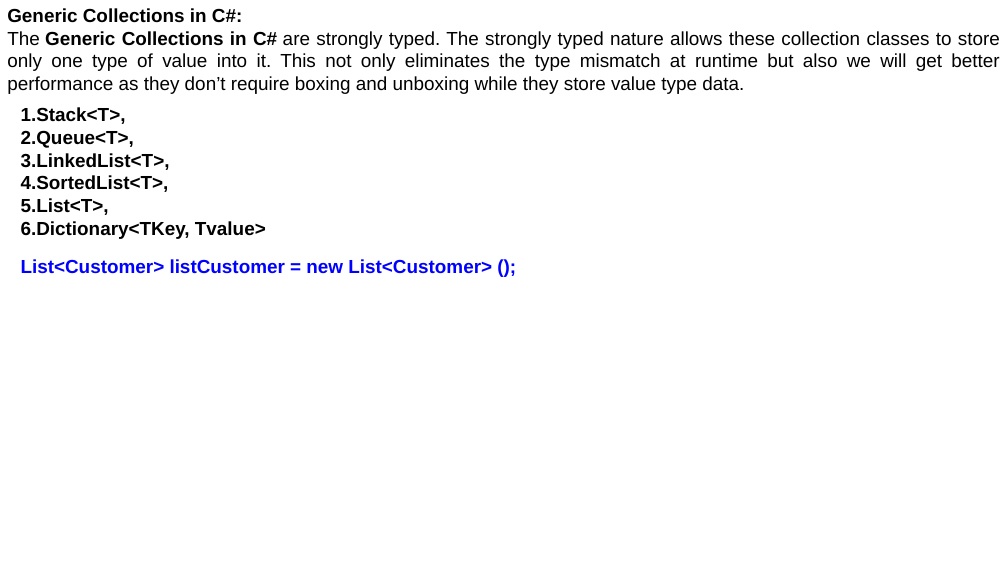
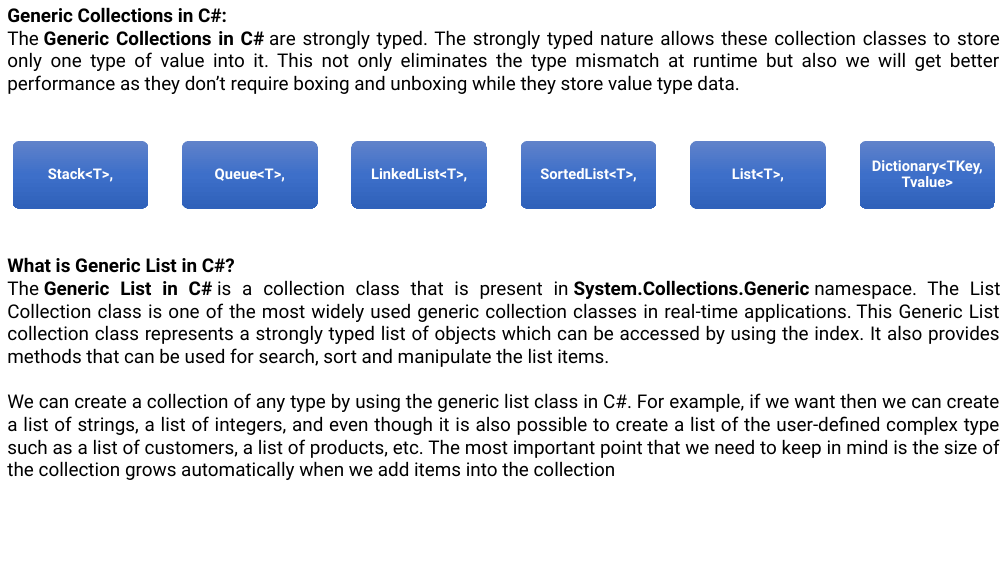
Before and after one commit to ratreraj/Csharpe-Dotnet-Sql-Docs, a slide deck: slide 5 of Collection.pptx. Drawn at 1008x567 pixels with LibreOffice and Linux fonts; fonts in the diff are those of the drawing. Boxes give left, top, right and bottom in pixels: in the first picture for what was removed or moved away, otherwise in the second. Text is boxed around its words. In the diff, an @@ line names an element or a change of style, - is before the commit and + after.

```diff
--- a/Collection.pptx
+++ b/Collection.pptx
@@ text "Generic Collections in C#:" at (7,7,1000,94): font Arial to Roboto @@
@@ text removed at (21,107,266,239) @@
-1. Stack<T>,
-2. Queue<T>,
-3. LinkedList<T>,
-4. SortedList<T>,
-5. List<T>,
-6. Dictionary<TKey, Tvalue>
@@ group added at (13,141,995,209): 6 rounded rectangles, 6 texts @@
+Stack<T>,
+Queue<T>,
+LinkedList<T>,
+SortedList<T>,
+List<T>,
+Dictionary<TKey, Tvalue>
@@ text added at (7,257,1001,480), 18 pt, text #000000 @@
+What is Generic List in C#?
+The Generic List in C# is a collection class that is present in System.Collections.Generic namespace. The List Collection class is one of the most widely used generic collection classes in real-time applications. This Generic List collection class represents a strongly typed list of objects which can be accessed by using the index. It also provides methods that can be used for search, sort and manipulate the list items.
+We can create a collection of any type by using the generic list class in C#. For example, if we want then we can create a list of strings, a list of integers, and even though it is also possible to create a list of the user-defined complex type such as a list of customers, a list of products, etc. The most important point that we need to keep in mind is the size of the collection grows automatically when we add items into the collection
@@ text removed at (21,259,492,274) @@
-List<Customer> listCustomer = new List<Customer> ();
```
Also in this commit, not shown: 3 other slides changed, 4 slides added, 1 other file.
